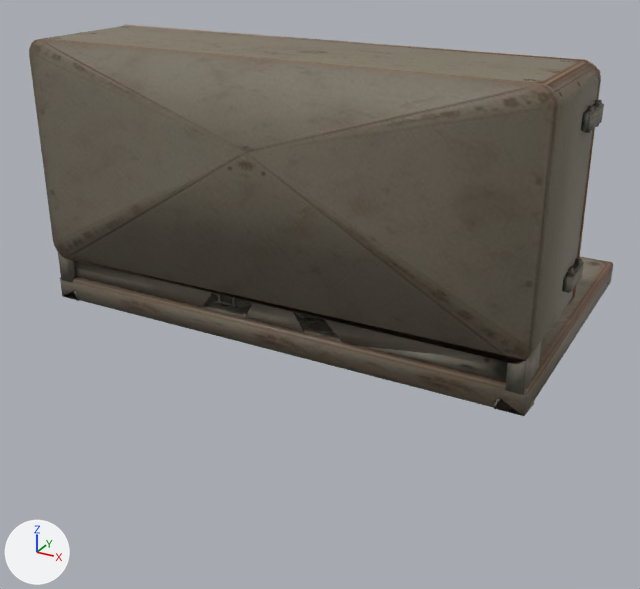
Before and after pictures for a commit that changed the glTF model game/public/assets/models/office-cctv-console.glb.
Rendered twice from a 50 mm lens placed at (1.56, -3.01, 1.46), pointed at (-0.04, -0.11, 0.01). The lights are fixed; the arrows at lower left show +X, +Y and +Z. The older version comes first. Mesh edges are drawn as thin lines on the coarser meshes.

Names of what the first picture shows: 'cctv-console'.
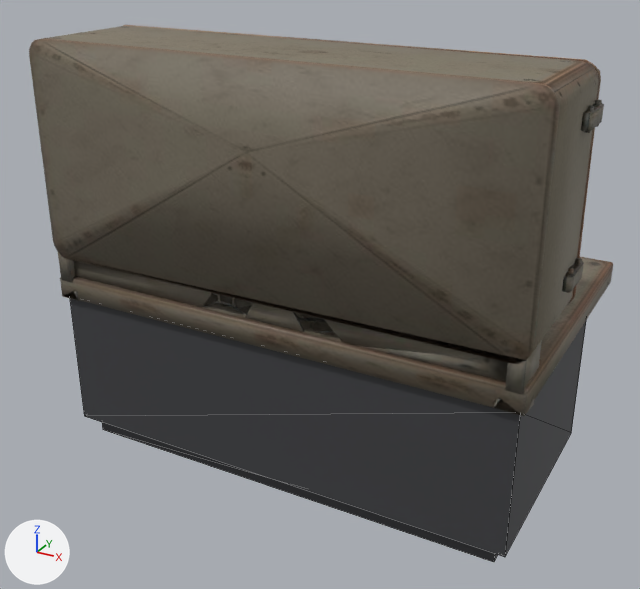
The newer file is also turned or shifted as a whole; pictures and numbers use the older file's frame.

The change, as a diff of the scene's bpy script:
```diff
--- a/game/public/assets/models/office-cctv-console.glb.py
+++ b/game/public/assets/models/office-cctv-console.glb.py
@@ mat_office_cctv_console_plinth @@
+mat_office_cctv_console_plinth = principled_material('office-cctv-console-plinth')
+mat_office_cctv_console_plinth.base_color = (0.06, 0.062, 0.068)  # dark grey #45464a
+mat_office_cctv_console_plinth.metallic = 0.25
+mat_office_cctv_console_plinth.roughness = 0.7
@@ me_cctv_console_plinth @@
+me_cctv_console_plinth.from_pydata([(0.94, 0.29, 0.08), (0.94, 0.29, 0.65), (0.94, -0.59, 0.65), (0.94, -0.59, 0.08), (-0.94, 0.29, 0.08), (-0.94, -0.59, 0.65), (-0.94, 0.29, 0.65), (-0.94, -0.59, 0.08), (0.9, 0.24, 0.0), (0.9, 0.24, 0.08), (0.9, -0.54, 0.08), (0.9, -0.54, 0.0), (-0.89, 0.24, 0.0), (-0.89, -0.54, 0.08), (-0.89, 0.24, 0.08), (-0.89, -0.54, 0.0)], [], [(0, 1, 2), (0, 2, 3), (4, 5, 6), (4, 7, 5), (6, 5, 2), (6, 2, 1), (4, 3, 7), (4, 0, 3), (7, 3, 2), (7, 2, 5), (4, 1, 0), (4, 6, 1), (8, 9, 10), (8, 10, 11), (12, 13, 14), (12, 15, 13), (15, 11, 10), (15, 10, 13), (12, 9, 8), (12, 14, 9)])
+me_cctv_console_plinth.materials.append(mat_office_cctv_console_plinth)  # dark grey #45464a
@@ ob_plinth @@
+ob_plinth = bpy.data.objects.new('plinth', me_cctv_console_plinth)
+ob_plinth.location = (0.0, 0.0, -0.65)
```

Changed parts and their boxes [x1, y1, x2, y2] in the pictures (640 x 589 px):
'plinth', added
    after: [70, 299, 586, 562]
